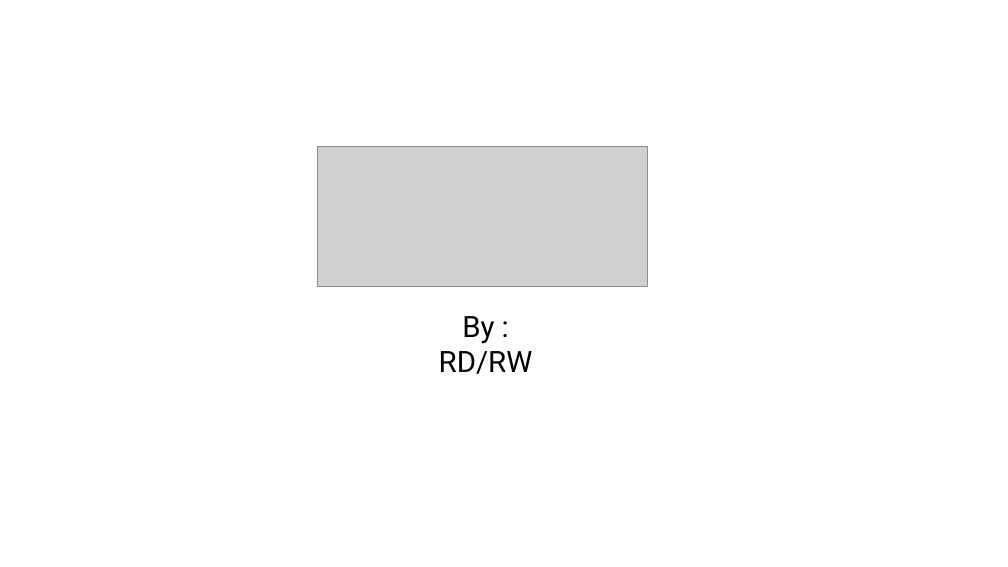
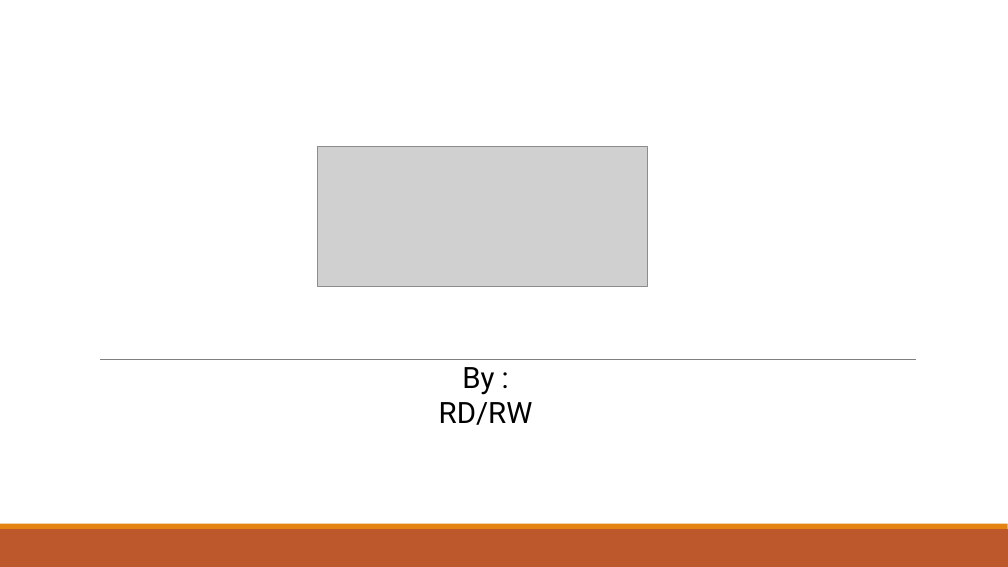
Before and after one commit to riskaamalia/hackathon_merdeka, a slide deck: slide 1 of bisnis proses.pptx. Drawn at 1008x567 pixels with LibreOffice and Linux fonts; fonts in the diff are those of the drawing; grey boxes stand for pictures. Boxes give left, top, right and bottom in pixels: in the first picture for what was removed or moved away, otherwise in the second. Text is boxed around its words. In the diff, an @@ line names an element or a change of style, - is before the commit and + after.

```diff
--- a/bisnis proses.pptx
+++ b/bisnis proses.pptx
@@ line added from (100, 359) to (917, 359), #808080 0.5 pt @@
@@ text "By :": place and size @@
-text "By :" at [439, 316, 533, 374]
+text "By :" at [439, 367, 533, 425]
@@ rectangle added at [0, 529, 1008, 567], fill #BD582C @@
@@ rectangle added at [0, 524, 1008, 529], fill #E48312 @@
```
Also in this commit, not shown: 6 other slides changed, 21 other files.
